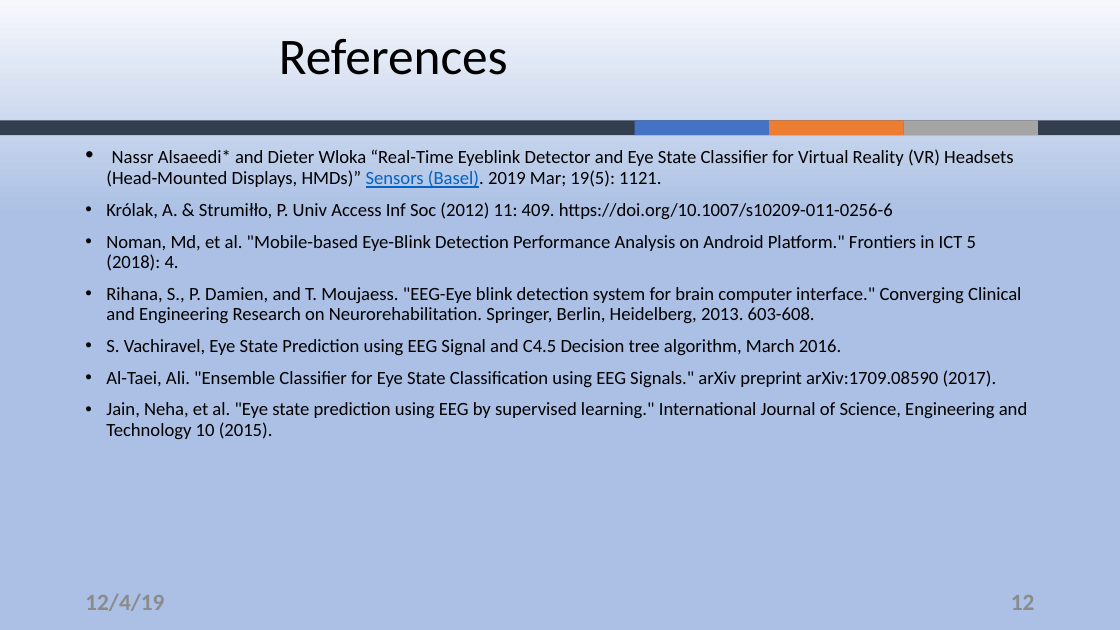
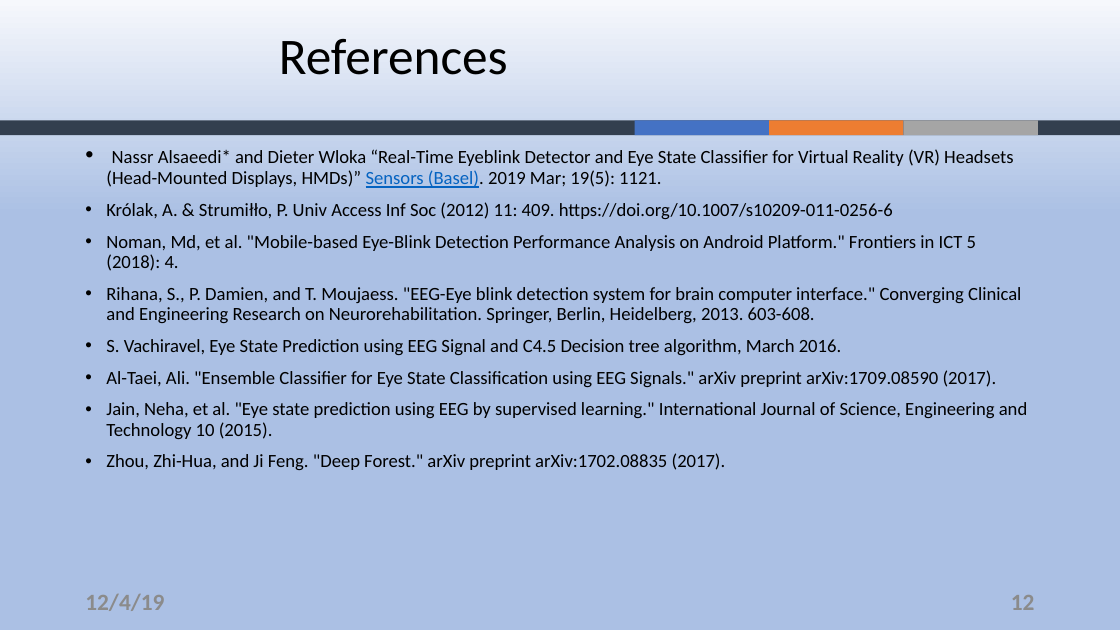
Before and after one commit to ZouYao0720/final-project-, a slide deck: slide 12 of final-presentation.pptx. Drawn at 1120x630 pixels with LibreOffice and Linux fonts; fonts in the diff are those of the drawing; background and template pictures are left out. Boxes give left, top, right and bottom in pixels: in the first picture for what was removed or moved away, otherwise in the second. Text is boxed around its words. In the diff, an @@ line names an element or a change of style, - is before the commit and + after.

Commit message:
add FS reference

```diff
--- a/final-presentation.pptx
+++ b/final-presentation.pptx
@@ text at [106,453,726,470]: paragraph added @@
+• Zhou, Zhi-Hua, and Ji Feng. "Deep Forest." arXiv preprint arXiv:1702.08835 (2017).
```
Also in this commit, not shown: 1 other slide changed.
